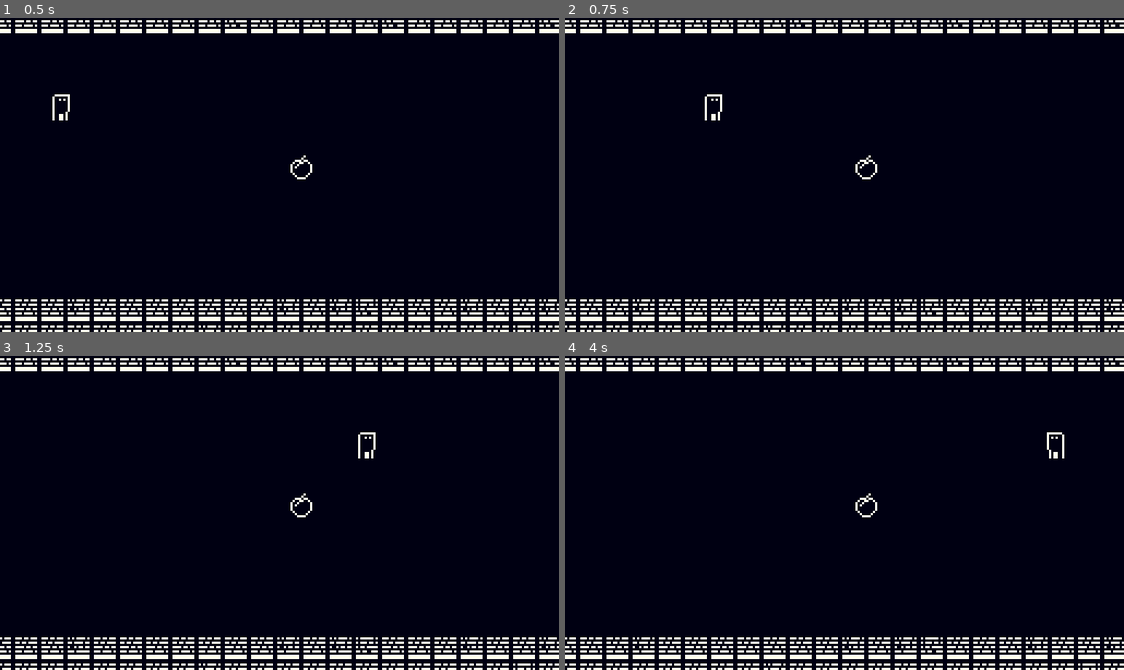
Above: before the commit, frames 1-4 (two rows, left to right).
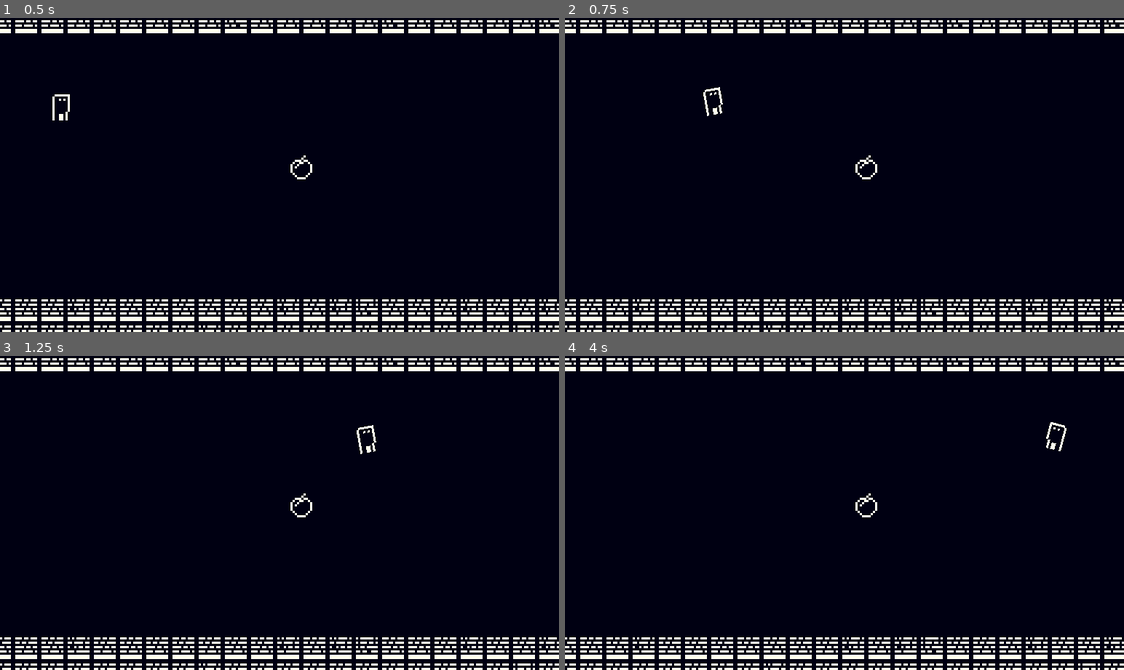
Above: after the commit, the same moments.

Repository: rrebane/ld50
Game: Godot game, scene res://world/levels/level_1.tscn
Same seed, same stepped clock (60 frames per second), same inputs: the game is played once before the commit and once after it.
Inputs (mouse positions are in pixels of both pictures, inside the frame that each line leads up to):
- Up to frame 1 (0.5 s): no input
- Up to frame 2 (0.75 s): tap Enter at 0.5 s; move the mouse to (967, 159) at 0.52 s; hold D (right) from 0.53 s (still down); hold Right mouse button (activate) from 0.53 s (still down); click (967, 159) at 0.67 s
- Up to frame 3 (1.25 s): keep holding D (right); keep holding Right mouse button (activate)
- Up to frame 4 (4 s): release D (right) at 1.25 s; release Right mouse button (activate) at 1.25 s; drag from (732, 528) to (945, 443) at 1.27 s; tap Space (pick_up) at 2, 3.5, 3.6 s; move the mouse to (900, 443) at 2.02 s; press the mouse at (900, 443) at 2.03 s; hold D (right) 2.03-2.75 s; release the mouse at (900, 443) at 2.75 s; tap Enter at 2.75 s; drag from (816, 575) to (676, 465) at 2.77 s; move the mouse to (1012, 560) at 3.52 s; hold A (left) from 3.53 s (still down)

Frame 1 is identical in both runs. In frame 2, 0.1% of the frame differs, in the area x 24-29%, y 21-33%; in frame 3, 0.1%; in frame 4, 0.2%, in the area x 86-90%, y 21-33%.

Commit message:
Add cute animation

Diff:
--- a/units/BlockyPlayer.gd
+++ b/units/BlockyPlayer.gd
@@ -14,6 +14,7 @@
 onready var item_holder : Position2D = $RotationParent/ItemPosition
 onready var interact_range : Area2D = $RotationParent/InteractRange
 onready var rotation_parent = $RotationParent
+onready var anim = $AnimationPlayer
 
 func _physics_process(delta):
 	fsm.run_machine(delta)
--- a/units/BlockyPlayer.tscn
+++ b/units/BlockyPlayer.tscn
@@ -10,6 +10,90 @@
 [sub_resource type="CapsuleShape2D" id=1]
 radius = 4.0
 height = 0.0
+
+[sub_resource type="Animation" id=3]
+length = 0.001
+tracks/0/type = "value"
+tracks/0/path = NodePath("RotationParent/Sprite:position")
+tracks/0/interp = 1
+tracks/0/loop_wrap = true
+tracks/0/imported = false
+tracks/0/enabled = true
+tracks/0/keys = {
+"times": PoolRealArray( 0 ),
+"transitions": PoolRealArray( 1 ),
+"update": 0,
+"values": [ Vector2( 0, 0 ) ]
+}
+tracks/1/type = "value"
+tracks/1/path = NodePath("RotationParent/Sprite:rotation_degrees")
+tracks/1/interp = 1
+tracks/1/loop_wrap = true
+tracks/1/imported = false
+tracks/1/enabled = true
+tracks/1/keys = {
+"times": PoolRealArray( 0 ),
+"transitions": PoolRealArray( 1 ),
+"update": 0,
+"values": [ 0.0 ]
+}
+
+[sub_resource type="Animation" id=4]
+resource_name = "reset"
+tracks/0/type = "value"
+tracks/0/path = NodePath("RotationParent/Sprite:position")
+tracks/0/interp = 1
+tracks/0/loop_wrap = true
+tracks/0/imported = false
+tracks/0/enabled = true
+tracks/0/keys = {
+"times": PoolRealArray( 0 ),
+"transitions": PoolRealArray( 1 ),
+"update": 0,
+"values": [ Vector2( 0, 0 ) ]
+}
+tracks/1/type = "value"
+tracks/1/path = NodePath("RotationParent/Sprite:rotation_degrees")
+tracks/1/interp = 1
+tracks/1/loop_wrap = true
+tracks/1/imported = false
+tracks/1/enabled = true
+tracks/1/keys = {
+"times": PoolRealArray( 0 ),
+"transitions": PoolRealArray( 1 ),
+"update": 0,
+"values": [ 0.0 ]
+}
+
+[sub_resource type="Animation" id=5]
+resource_name = "run"
+length = 0.3
+loop = true
+step = 0.05
+tracks/0/type = "value"
+tracks/0/path = NodePath("RotationParent/Sprite:position")
+tracks/0/interp = 1
+tracks/0/loop_wrap = true
+tracks/0/imported = false
+tracks/0/enabled = true
+tracks/0/keys = {
+"times": PoolRealArray( 0, 0.15, 0.3 ),
+"transitions": PoolRealArray( 1, 1, 1 ),
+"update": 0,
+"values": [ Vector2( 0, 0 ), Vector2( 0, -4 ), Vector2( 0, 0 ) ]
+}
+tracks/1/type = "value"
+tracks/1/path = NodePath("RotationParent/Sprite:rotation_degrees")
+tracks/1/interp = 1
+tracks/1/loop_wrap = true
+tracks/1/imported = false
+tracks/1/enabled = true
+tracks/1/keys = {
+"times": PoolRealArray( 0, 0.15, 0.3 ),
+"transitions": PoolRealArray( 1, 1, 1 ),
+"update": 0,
+"values": [ 0.0, -15.0, 0.0 ]
+}
 
 [node name="BlockyPlayer" type="KinematicBody2D" groups=["player"]]
 script = ExtResource( 2 )
@@ -31,6 +115,9 @@
 [node name="Sprite" type="Sprite" parent="RotationParent"]
 texture = ExtResource( 1 )
 
+[node name="Sprite" type="Sprite" parent="RotationParent/Sprite"]
+texture = ExtResource( 1 )
+
 [node name="CollisionShape2D" type="CollisionShape2D" parent="."]
 position = Vector2( 0, 2 )
 shape = SubResource( 1 )
@@ -39,3 +126,8 @@
 
 [node name="Move" type="Node" parent="States"]
 script = ExtResource( 3 )
+
+[node name="AnimationPlayer" type="AnimationPlayer" parent="."]
+anims/RESET = SubResource( 3 )
+anims/reset = SubResource( 4 )
+anims/run = SubResource( 5 )
--- a/units/player_states/Move.gd
+++ b/units/player_states/Move.gd
@@ -3,6 +3,7 @@
 var velocity := Vector2.ZERO
 
 func run(_delta):
+	obj.anim.play("run")
 	var dir = Vector2.ZERO
 	if Input.is_action_pressed("right"):
 		dir += Vector2.RIGHT
@@ -26,4 +27,6 @@
 		obj.direction = 1
 		obj.rotation_parent.scale.x = obj.direction
 	var velocity = dir * obj.SPEED
+	if abs(velocity.x) < 0.1:
+		obj.anim.play("reset")
 	obj.velocity = obj.move_and_slide(velocity)
Not shown: 1 places in units/BlockyPlayer.tscn that only renumber resources
